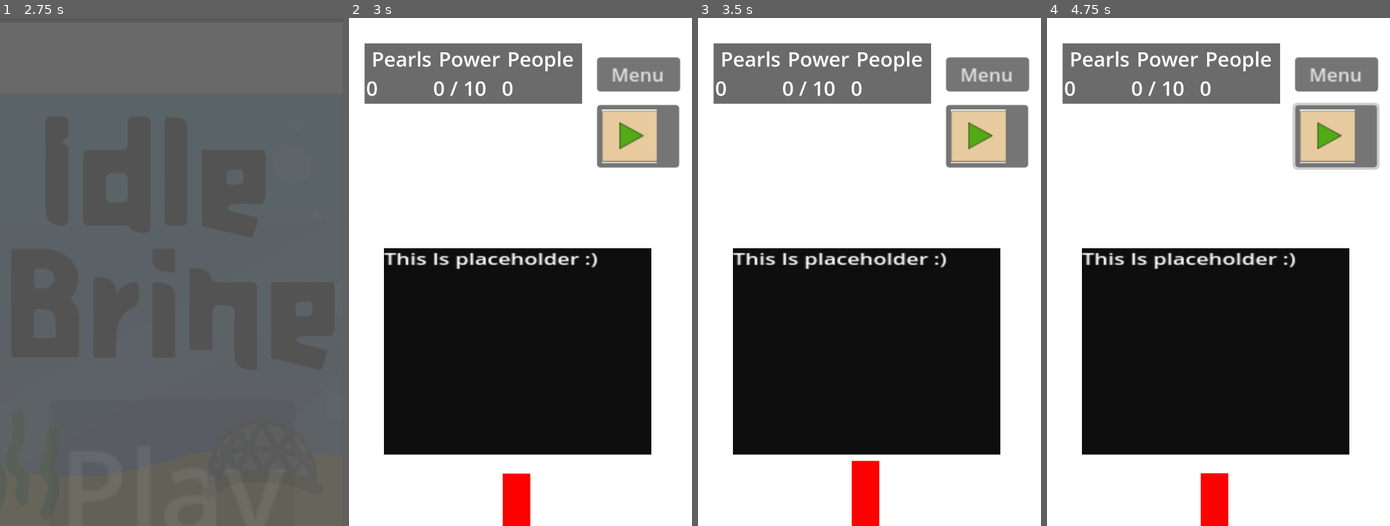
Above: before the commit, frames 1-4 (left to right).
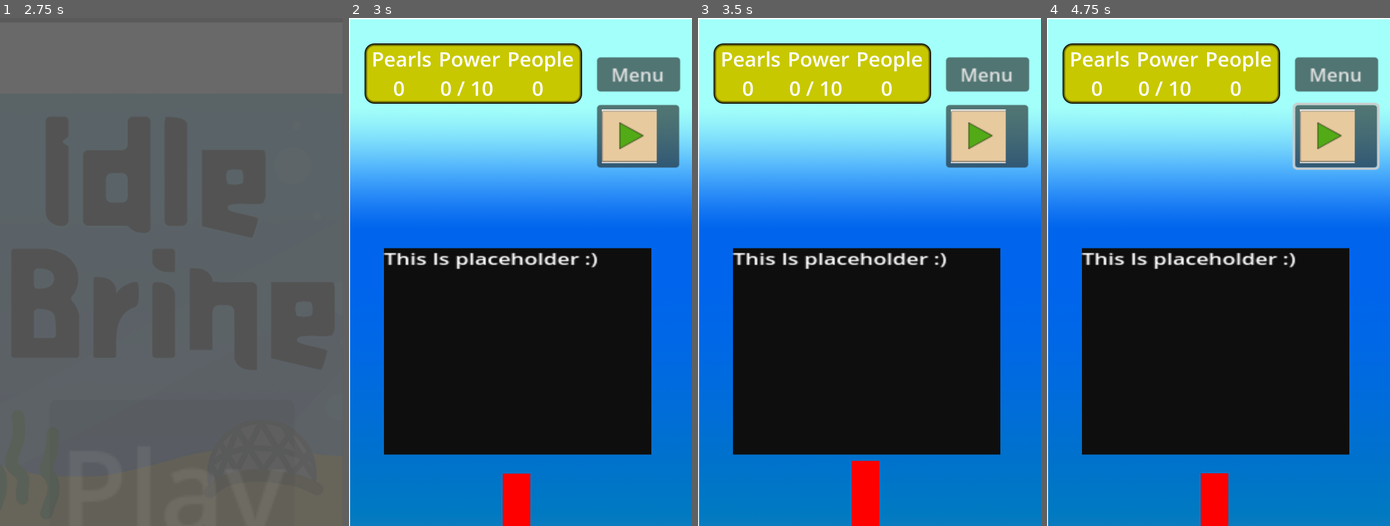
Above: after the commit, the same moments.

Repository: IdiotTheIdiot/IdleSkylines
Game: Godot game, scene res://Scenes/start_menu.tscn
The game is run twice, just before and just after one commit, with the same random seed, the same clock (stepped at 60 frames per second) and the same inputs. The engine's default icon, where the game draws it, is replaced by a stand-in: a white triangle on a blue panel in a dark square.
Inputs (mouse positions are in pixels of both pictures, inside the frame that each line leads up to):
- Up to frame 1 (2.75 s): no input
- Up to frame 2 (3 s): click "Play" at 2.75 s
- Up to frame 3 (3.5 s): no input
- Up to frame 4 (4.75 s): click (1335, 134) at 3.5 s; click "+5 Pearls" at 4.25 s

Frame 1 is identical in both runs. In frame 2, 65% of the frame differs, in the area x 0-100%, y 0-100%; in frame 3, 65%; in frame 4, 65%.

Commit message:
UI overhaul
Made some big changes to the most prominent UI elements.

Diff:
--- a/Scenes/BuyBuildTile.tscn
+++ b/Scenes/BuyBuildTile.tscn
@@ -1,7 +1,19 @@
-[gd_scene load_steps=3 format=3 uid="uid://dwstyhl088an4"]
+[gd_scene load_steps=4 format=3 uid="uid://dwstyhl088an4"]
 
 [ext_resource type="Script" path="res://Scripts/BuyBuildTile.gd" id="1_ilibe"]
 [ext_resource type="Texture2D" uid="uid://bpw4jg1xytowo" path="res://Images/icon.svg" id="1_n84xg"]
+
+[sub_resource type="StyleBoxFlat" id="StyleBoxFlat_87uoi"]
+bg_color = Color(1, 1, 1, 1)
+border_width_left = 20
+border_width_top = 20
+border_width_right = 20
+border_width_bottom = 20
+border_color = Color(0, 0, 0, 1)
+corner_radius_top_left = 45
+corner_radius_top_right = 45
+corner_radius_bottom_right = 45
+corner_radius_bottom_left = 45
 
 [node name="BuyBuildTile" type="Control"]
 layout_mode = 3
@@ -25,23 +37,9 @@
 offset_right = 459.0
 offset_bottom = 510.0
 
-[node name="ColorRect" type="ColorRect" parent="BuyBuildTileCont"]
+[node name="ColorRect" type="Panel" parent="BuyBuildTileCont"]
 layout_mode = 2
-
-[node name="ColorRect2" type="ColorRect" parent="BuyBuildTileCont/ColorRect"]
-layout_mode = 2
-offset_left = 15.0
-offset_top = 20.0
-offset_right = 418.0
-offset_bottom = 467.0
-color = Color(0, 0, 0, 1)
-
-[node name="ColorRect3" type="ColorRect" parent="BuyBuildTileCont/ColorRect/ColorRect2"]
-layout_mode = 2
-offset_left = 25.0
-offset_top = 26.0
-offset_right = 377.0
-offset_bottom = 415.0
+theme_override_styles/panel = SubResource("StyleBoxFlat_87uoi")
 
 [node name="BuildingLabelCont" type="MarginContainer" parent="BuyBuildTileCont"]
 layout_mode = 2
--- a/Scenes/Main.tscn
+++ b/Scenes/Main.tscn
@@ -1,8 +1,9 @@
-[gd_scene load_steps=18 format=3 uid="uid://6xbcwwfq6akg"]
+[gd_scene load_steps=20 format=3 uid="uid://6xbcwwfq6akg"]
 
 [ext_resource type="Script" path="res://Scripts/Main.gd" id="1_a7pg0"]
 [ext_resource type="Texture2D" uid="uid://dhmkyvsicu75s" path="res://Images/AdButton.PNG" id="1_xx6s1"]
 [ext_resource type="PackedScene" uid="uid://dufp81p6axnj5" path="res://Scenes/resource_manager.tscn" id="2_bgqnf"]
+[ext_resource type="Texture2D" uid="uid://b5rq4bn56ea5k" path="res://Tex/gradient.png" id="2_ukuhj"]
 [ext_resource type="PackedScene" uid="uid://cy2u8obe4qi3h" path="res://Scenes/clock.tscn" id="2_utcoh"]
 [ext_resource type="Theme" uid="uid://ciwjhkhg3j0no" path="res://Themes/BigLabelTheme.tres" id="2_wivlq"]
 [ext_resource type="Theme" uid="uid://dod4khpgtu50m" path="res://Themes/BigButtonTheme.tres" id="2_ws0mi"]
@@ -13,6 +14,19 @@
 
 [sub_resource type="Theme" id="Theme_raoxt"]
 Label/font_sizes/font_size = 64
+
+[sub_resource type="StyleBoxFlat" id="StyleBoxFlat_ruo7n"]
+bg_color = Color(0.784314, 0.784314, 0, 1)
+border_width_left = 10
+border_width_top = 10
+border_width_right = 10
+border_width_bottom = 10
+border_color = Color(0, 0, 0, 1)
+border_blend = true
+corner_radius_top_left = 30
+corner_radius_top_right = 30
+corner_radius_bottom_right = 30
+corner_radius_bottom_left = 30
 
 [sub_resource type="Animation" id="Animation_y8fpn"]
 resource_name = "BuildMenuHighlightPowergen"
@@ -54,23 +68,8 @@
 "values": [1.57079]
 }
 
-[sub_resource type="Animation" id="Animation_hvmsi"]
-length = 0.001
-tracks/0/type = "value"
-tracks/0/imported = false
-tracks/0/enabled = true
-tracks/0/path = NodePath("RedArrow1:modulate")
-tracks/0/interp = 1
-tracks/0/loop_wrap = true
-tracks/0/keys = {
-"times": PackedFloat32Array(0),
-"transitions": PackedFloat32Array(1),
-"update": 0,
-"values": [Color(1, 1, 1, 1)]
-}
-
-[sub_resource type="Animation" id="Animation_4d1cw"]
-resource_name = "DIPowerGenHighlight"
+[sub_resource type="Animation" id="Animation_6fnf5"]
+resource_name = "DIHousingHighlight"
 tracks/0/type = "value"
 tracks/0/imported = false
 tracks/0/enabled = true
@@ -78,10 +77,10 @@
 tracks/0/interp = 1
 tracks/0/loop_wrap = true
 tracks/0/keys = {
-"times": PackedFloat32Array(0, 0.0001),
-"transitions": PackedFloat32Array(1, 1),
-"update": 0,
-"values": [Vector2(0, 0), Vector2(2005, 954)]
+"times": PackedFloat32Array(0),
+"transitions": PackedFloat32Array(1),
+"update": 0,
+"values": [Vector2(1784, 1746)]
 }
 tracks/1/type = "value"
 tracks/1/imported = false
@@ -93,7 +92,7 @@
 "times": PackedFloat32Array(0),
 "transitions": PackedFloat32Array(1),
 "update": 0,
-"values": [-1.57079]
+"values": [-3.14159]
 }
 
 [sub_resource type="Animation" id="Animation_at8oq"]
@@ -123,8 +122,8 @@
 "values": [-1.57079]
 }
 
-[sub_resource type="Animation" id="Animation_6fnf5"]
-resource_name = "DIHousingHighlight"
+[sub_resource type="Animation" id="Animation_4d1cw"]
+resource_name = "DIPowerGenHighlight"
 tracks/0/type = "value"
 tracks/0/imported = false
 tracks/0/enabled = true
@@ -132,10 +131,10 @@
 tracks/0/interp = 1
 tracks/0/loop_wrap = true
 tracks/0/keys = {
-"times": PackedFloat32Array(0),
-"transitions": PackedFloat32Array(1),
-"update": 0,
-"values": [Vector2(1784, 1746)]
+"times": PackedFloat32Array(0, 0.0001),
+"transitions": PackedFloat32Array(1, 1),
+"update": 0,
+"values": [Vector2(0, 0), Vector2(2005, 954)]
 }
 tracks/1/type = "value"
 tracks/1/imported = false
@@ -147,7 +146,22 @@
 "times": PackedFloat32Array(0),
 "transitions": PackedFloat32Array(1),
 "update": 0,
-"values": [-3.14159]
+"values": [-1.57079]
+}
+
+[sub_resource type="Animation" id="Animation_hvmsi"]
+length = 0.001
+tracks/0/type = "value"
+tracks/0/imported = false
+tracks/0/enabled = true
+tracks/0/path = NodePath("RedArrow1:modulate")
+tracks/0/interp = 1
+tracks/0/loop_wrap = true
+tracks/0/keys = {
+"times": PackedFloat32Array(0),
+"transitions": PackedFloat32Array(1),
+"update": 0,
+"values": [Color(1, 1, 1, 1)]
 }
 
 [sub_resource type="AnimationLibrary" id="AnimationLibrary_lxfye"]
@@ -161,6 +175,10 @@
 
 [node name="Node2D" type="Node2D"]
 script = ExtResource("1_a7pg0")
+
+[node name="Gradient" type="Sprite2D" parent="."]
+position = Vector2(543, 1284)
+texture = ExtResource("2_ukuhj")
 
 [node name="Resources" type="Node" parent="."]
 
@@ -242,12 +260,12 @@
 position_smoothing_enabled = true
 drag_horizontal_enabled = true
 
-[node name="ColorRect" type="ColorRect" parent="Camera2D"]
+[node name="ColorRect" type="Panel" parent="Camera2D"]
 offset_left = 49.0
 offset_top = 80.0
 offset_right = 734.0
 offset_bottom = 270.0
-color = Color(0.419608, 0.419608, 0.419608, 1)
+theme_override_styles/panel = SubResource("StyleBoxFlat_ruo7n")
 
 [node name="MarginContainer" type="MarginContainer" parent="Camera2D/ColorRect"]
 layout_mode = 1
@@ -287,16 +305,19 @@
 size_flags_horizontal = 3
 theme = ExtResource("2_wivlq")
 text = "o"
+horizontal_alignment = 1
 
 [node name="PowerAmountLabel" type="Label" parent="Camera2D/ColorRect/MarginContainer/GridContainer"]
 layout_mode = 2
 theme = ExtResource("2_wivlq")
 text = "o"
+horizontal_alignment = 1
 
 [node name="PeopleAmountLabel" type="Label" parent="Camera2D/ColorRect/MarginContainer/GridContainer"]
 layout_mode = 2
 theme = ExtResource("2_wivlq")
 text = "o"
+horizontal_alignment = 1
 
 [node name="PopUp" parent="Camera2D" instance=ExtResource("8_lt4c8")]
 z_index = 2
--- a/project.godot
+++ b/project.godot
@@ -12,7 +12,7 @@
 
 config/name="IdleBrine"
 run/main_scene="res://Scenes/start_menu.tscn"
-config/features=PackedStringArray("4.2", "Mobile")
+config/features=PackedStringArray("4.3", "Mobile")
 config/icon="res://Images/icon.svg"
 
 [display]
Binary file added: Tex/gradient.png
Not shown, added: Tex/gradient.png.import
Binary file added: Tex/roundedOutline.png
Not shown, added: Tex/roundedOutline.png.import
Not shown, changed: export_presets.cfg
